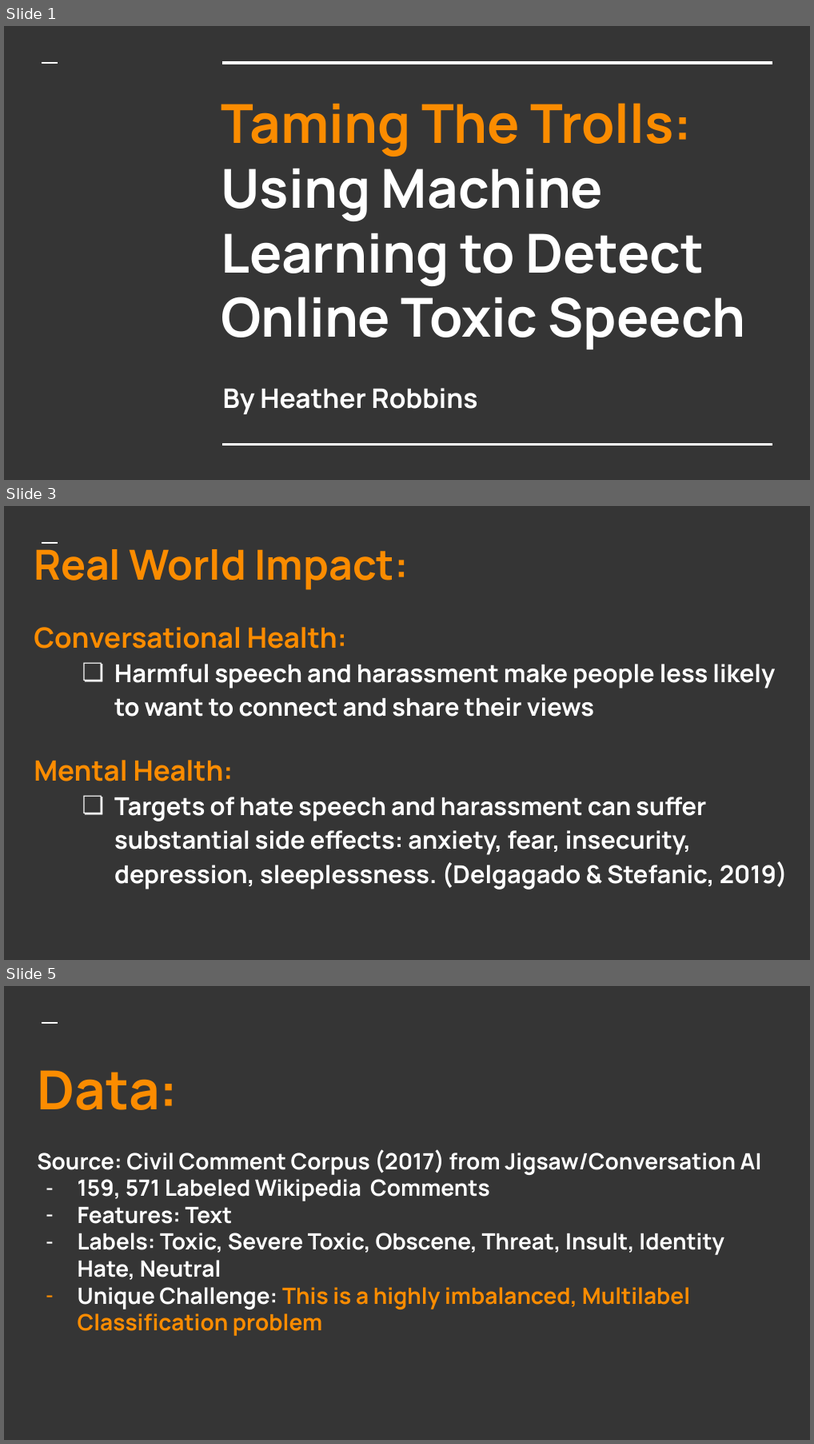
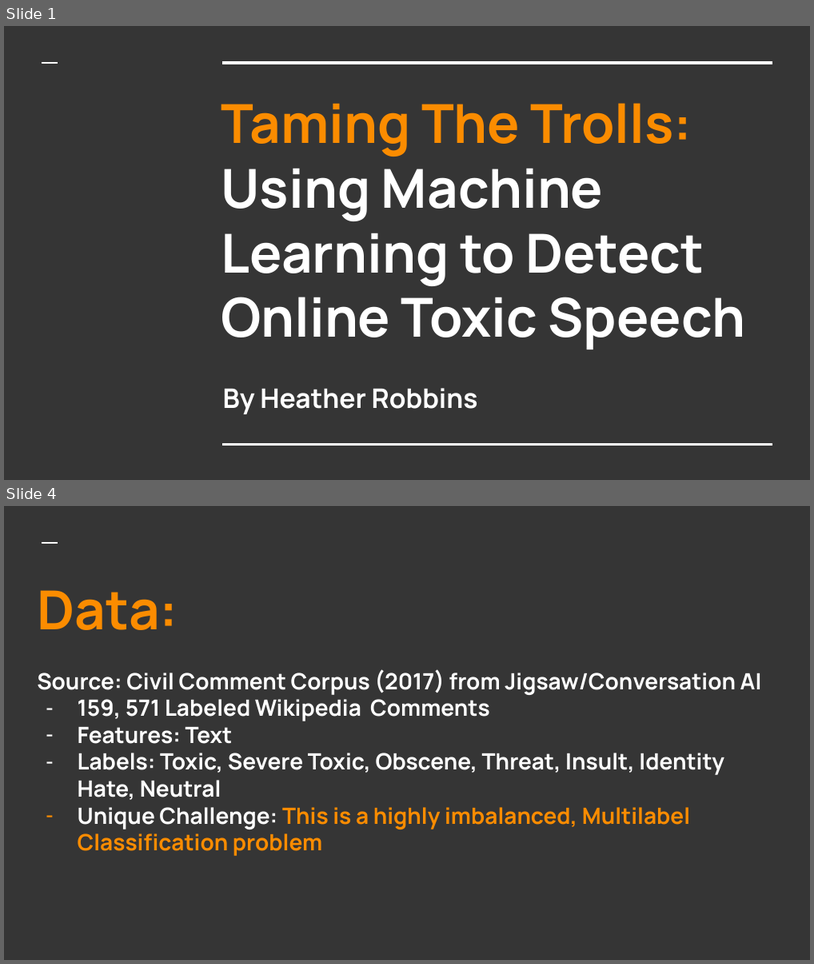
Before and after one commit to har1113/techx_online_toxicity_classification, a slide deck: Taming The Trolls.pptx. Shown one above the other, each under a label of ours: slides 1, 3 and 5 before the commit, slides 1 and 4 after it; the slides between them are not shown. The pictures are 814x1444 and 814x964 pixels, drawn with LibreOffice and Linux fonts; fonts in the diff are those of the drawing. Boxes give left, top, right and bottom in pixels: in the first picture for what was removed or moved away, otherwise in the second. Text is boxed around its words. In the diff, an @@ line names an element or a change of style, - is before the commit and + after.

```diff
--- a/Taming The Trolls.pptx
+++ b/Taming The Trolls.pptx
@@ slide 3 removed at (4, 506, 810, 960), background #353535; not listed: 1 template element that a slide beside it also shows @@
@@ title removed at (34, 542, 788, 889) @@
-Real World Impact:
-Conversational Health:
-❏ Harmful speech and harassment make people less likely to want to connect and share their views
-Mental Health:
-  ❏ Targets of hate speech and harassment can suffer substantial side effects: anxiety, fear, insecurity, depression, sleeplessness. (Delgagado & Stefanic, 2019)
@@ what was slide 5 is now slide 4 @@
```
Also in this commit, not shown: 6 slides changed, 1 slide added, 1 other slide removed.
